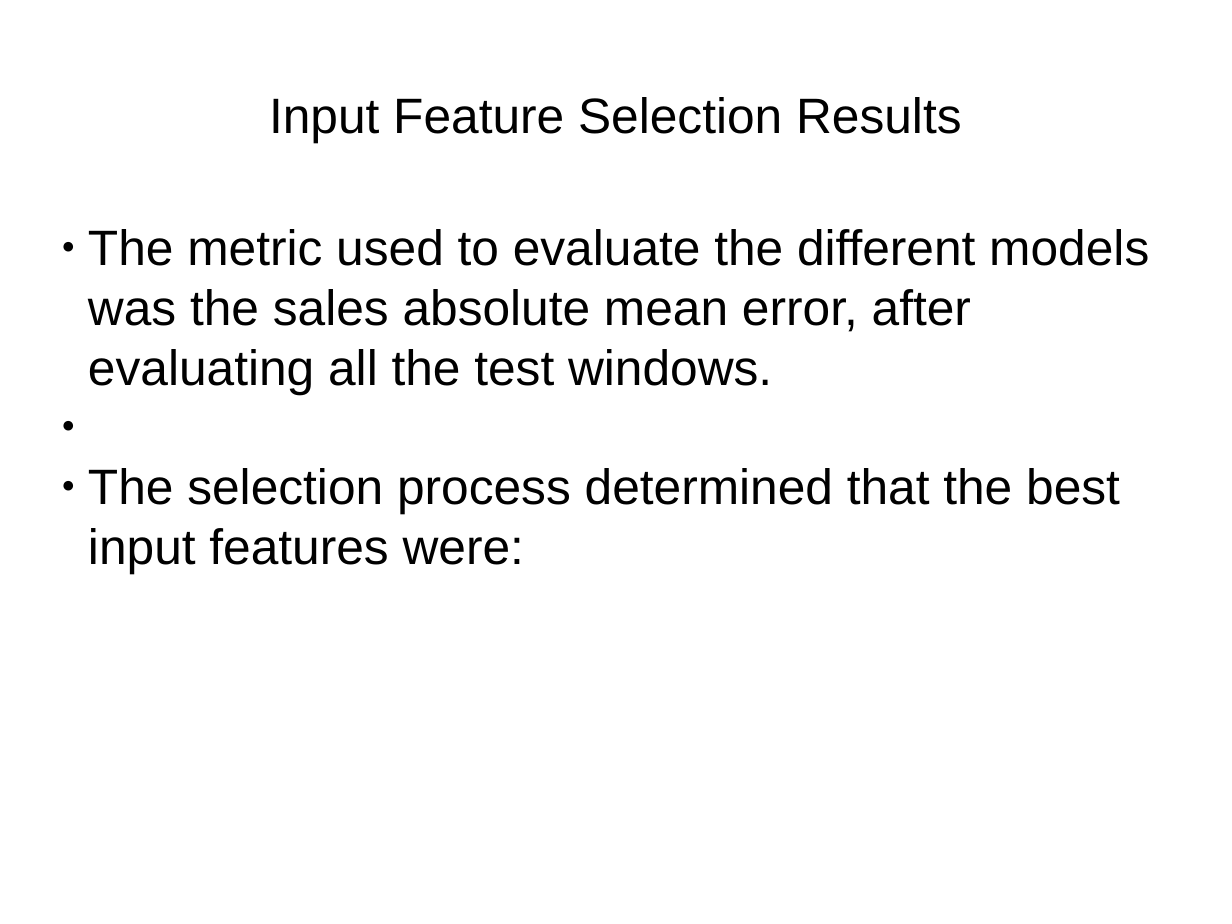
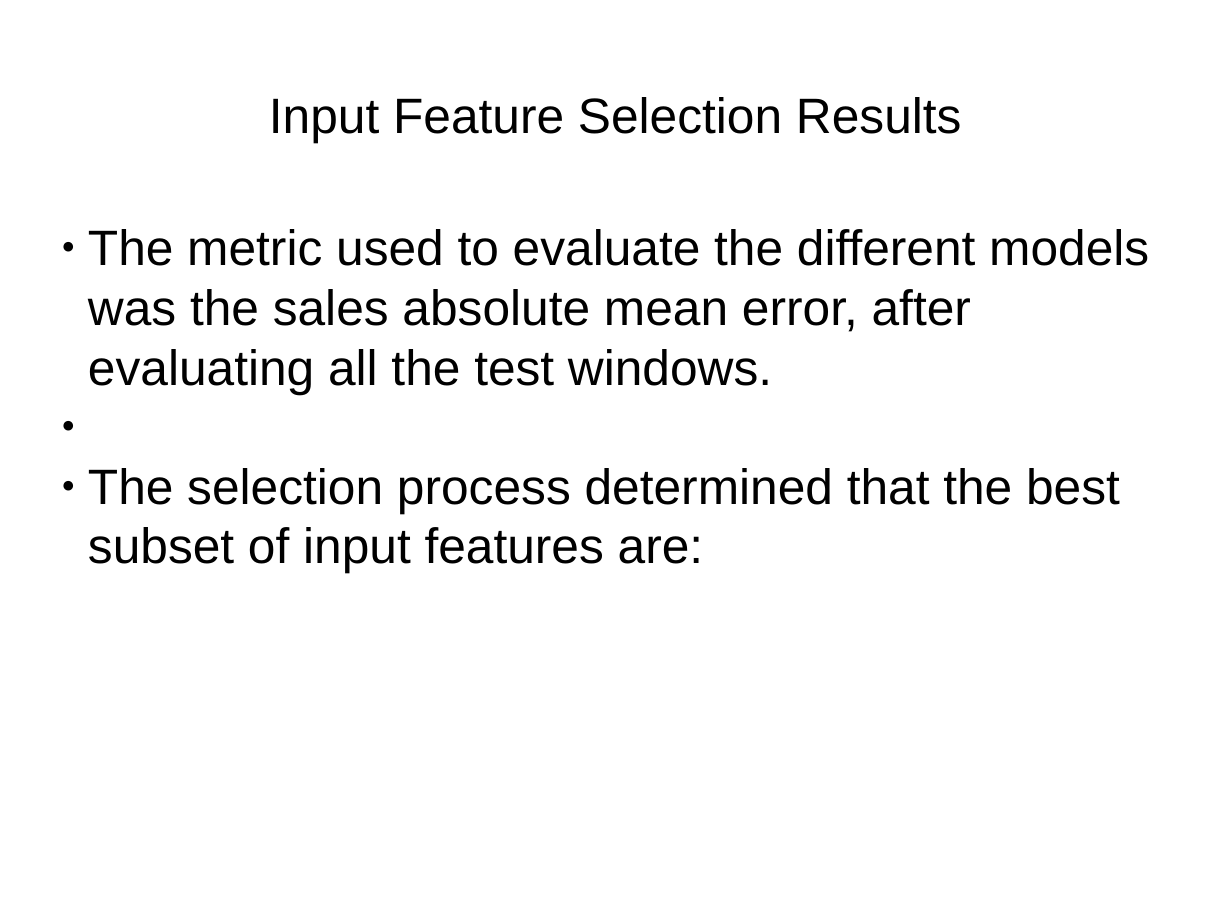
Before and after one commit to sebastianmontero/ritsumeikan-written-docs, a slide deck: slide 12 of car-sales-prediction-presentation.pptx. Drawn at 1232x924 pixels with LibreOffice and Linux fonts; fonts in the diff are those of the drawing. Boxes give left, top, right and bottom in pixels: in the first picture for what was removed or moved away, otherwise in the second. Text is boxed around its words. In the diff, an @@ line names an element or a change of style, - is before the commit and + after.

```diff
--- a/car-sales-prediction-presentation.pptx
+++ b/car-sales-prediction-presentation.pptx
@@ text at <box>88,468,1120,573</box>: text changed @@
-● The selection process determined that the best input features were:
+● The selection process determined that the best subset of input features are:
```
Also in this commit, not shown: 6 other slides changed, 1 slide added, 2 other files.
